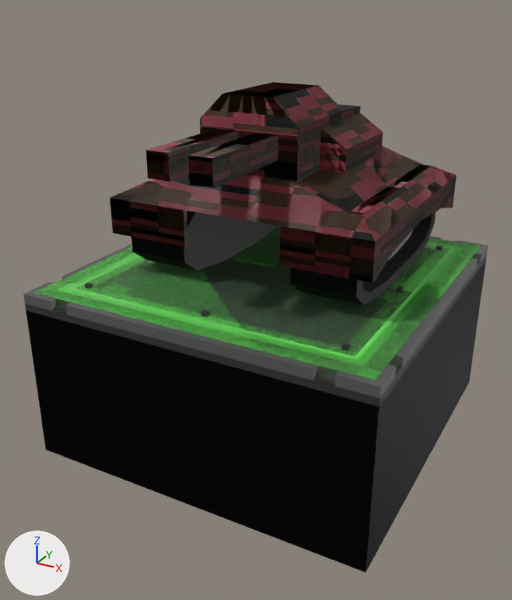
One commit to the FBX model Assets/Obj/Kin3DPack.fbx: the scene before it, then after it.
Camera for both pictures: a 50 mm lens placed at (0.885, -1.73, 0.747), pointed at (-0.019, -0.087, -0.075). The lights are fixed; the arrows at lower left show +X, +Y and +Z. Where no turn or scale is listed for an object, it has been applied to the vertices. Vertices at the same position are counted once.

Objects in the first picture: 'Tank1', 'Tile', 'Tile1', 'Tile2', 'TileBonus'.
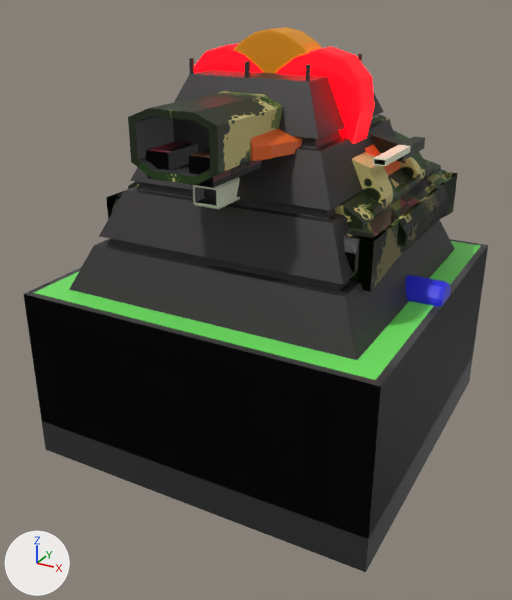
Edits to the bpy script that builds the scene:
```text
Change me_cube_007:
    remove me_cube_007.from_pydata(...)  # 352 vertices, 350 faces; spans x -0.5..0.5, y -0.5..0.5, z -0.499..0.012
    add me_cube_007.from_pydata(...)  # 384 vertices, 382 faces; spans x -0.5..0.5, y -0.5..0.5, z -0.4..0.012
    me_cube_007 part 1: 352 vertices removed from x -0.5..0.5, y -0.5..0.5, z -0.499..0.012; 384 vertices added at x -0.5..0.5, y -0.5..0.5, z -0.4..0.012
    remove me_cube_007.materials.append(mat_matdarkmetal)  # black #3f3c3d
    add me_cube_007.materials.append(mat_matériau)  # black #2c2c2c
Change me_cube_002:
    remove me_cube_002.from_pydata(...)  # 12 vertices, 10 faces; spans x -0.5..0.5, y -0.5..0.5, z -0.499..0.001
    remove me_cube_002.materials.append(mat_mchenille)  # black #272727
    remove me_cube_002.materials.append(mat_floor)  # green #72e764
    remove me_cube_002.materials.append(mat_floor2)  # dark green #32582b
    add me_cube_002.from_pydata(...)  # 384 vertices, 382 faces; spans x -0.5..0.5, y -0.5..0.5, z -0.4..0.0
    me_cube_002 part 2: 12 vertices removed from x -0.5..0.5, y -0.5..0.5, z -0.499..0.001; 384 vertices added at x -0.5..0.5, y -0.5..0.5, z -0.4..0.0
    add me_cube_002.materials.append(mat_mchenille_004)  # black #272727
    add me_cube_002.materials.append(mat_matériau_006)  # black #2c2c2c
    add me_cube_002.materials.append(mat_matmetal_004)  # dark grey #6d6d6d
Add ob_wall:
    ob_wall = bpy.data.objects.new('Wall', me_cube_004)  # 360 vertices, 350 faces; spans x -0.414..0.414, y -0.419..0.419, z 0.0..0.586; in mat_matdarkmetal (black #3f3c3d)
    ob_wall.location = (0.0, 0.0, 0.0)
Add ob_tanktop2:
    ob_tanktop2 = bpy.data.objects.new('TankTop2', me_cube_023)  # 1564 vertices, 1516 faces; spans x -0.406..0.406, y -0.366..0.489, z 0.102..0.538; in mat_basemat_001 (picture img_25187_jpg), mat_darkdetailmat_001 (black #3d3d3d), mat_lightdetailmat_001 (white #e3e7cd)
    ob_tanktop2.location = (0.0, 0.0, 0.0)
Add ob_bar:
    ob_bar = bpy.data.objects.new('Bar', me_cube_006)  # 234 vertices, 232 faces; spans x -0.5..0.5, y -0.05..0.05, z -0.05..0.05; in mat_matériau_002 (blue #2026e7)
    ob_bar.location = (0.0, 0.0, 0.0)
Add ob_heart:
    ob_heart = bpy.data.objects.new('Heart', me_cube_005)  # 354 vertices, 352 faces; spans x -0.253..0.253, y -0.062..0.062, z 0.103..0.611; in mat_matériau_001 (red #e71e2d)
    ob_heart.location = (0.0, 0.0, 0.0)
Add ob_weapon:
    ob_weapon = bpy.data.objects.new('Weapon', me_cube_014)  # 588 vertices, 584 faces; spans x -0.181..0.181, y -0.05..0.05, z 0.078..0.655; in mat_golden (orange #e79400)
    ob_weapon.location = (0.0, 0.0, 0.0)
Add ob_tankup:
    ob_tankup = bpy.data.objects.new('TankUp', me_cube_018)  # 300 vertices, 298 faces; spans x -0.384..0.384, y -0.469..0.464, z 0.119..0.507; in mat_bleu_002 (picture img_camo_jpg), mat_mchenille_006 (black #272727)
    ob_tankup.location = (0.0, 0.0, 0.0)
Add ob_tanktop1:
    ob_tanktop1 = bpy.data.objects.new('TankTop1', me_cube_022)  # 990 vertices, 958 faces; spans x -0.406..0.406, y -0.49..0.489, z 0.102..0.515; in mat_basemat (picture img_25187_jpg), mat_darkdetailmat (black #3d3d3d), mat_lightdetailmat (orange #e7631e)
    ob_tanktop1.location = (0.0, 0.0, 0.0)
Add ob_tanktopmodel:
    ob_tanktopmodel = bpy.data.objects.new('TankTopModel', me_cube_024)  # 502 vertices, 470 faces; spans x -0.406..0.406, y -0.292..0.489, z 0.102..0.229; in mat_basemat_002 (picture img_25187_jpg), mat_darkdetailmat_002 (black #3d3d3d)
    ob_tanktopmodel.location = (0.0, 0.0, 0.0)
```

Pixel boxes [x1, y1, x2, y2] of what changed, in the pictures (512 x 600 px):
'Wall', added (black)
    after: [69, 54, 454, 360]
'Tile1', reshaped
    before: [26, 226, 485, 571]
    after: [46, 252, 482, 510]
'Tile', reshaped (12% shorter)
    before: [27, 229, 486, 571]
    after: [24, 239, 488, 539]
'TankTop1', added
    after: [107, 91, 458, 292]
'TankTop2', added
    after: [106, 115, 456, 291]
'Heart', added (red)
    after: [194, 44, 374, 144]
'Weapon', added (orange)
    after: [234, 27, 322, 73]
'TankUp', added (black)
    after: [146, 150, 453, 238]
'TankTopModel', added
    after: [344, 172, 457, 287]
'Bar', added (blue)
    after: [406, 275, 451, 306]
'Tank1', unchanged, covered by the edit
    before: [110, 82, 456, 305]
    after: [115, 141, 419, 236]
'Tile2', unchanged, covered by the edit
    before: [24, 236, 488, 573]
    after: [54, 251, 480, 523]
